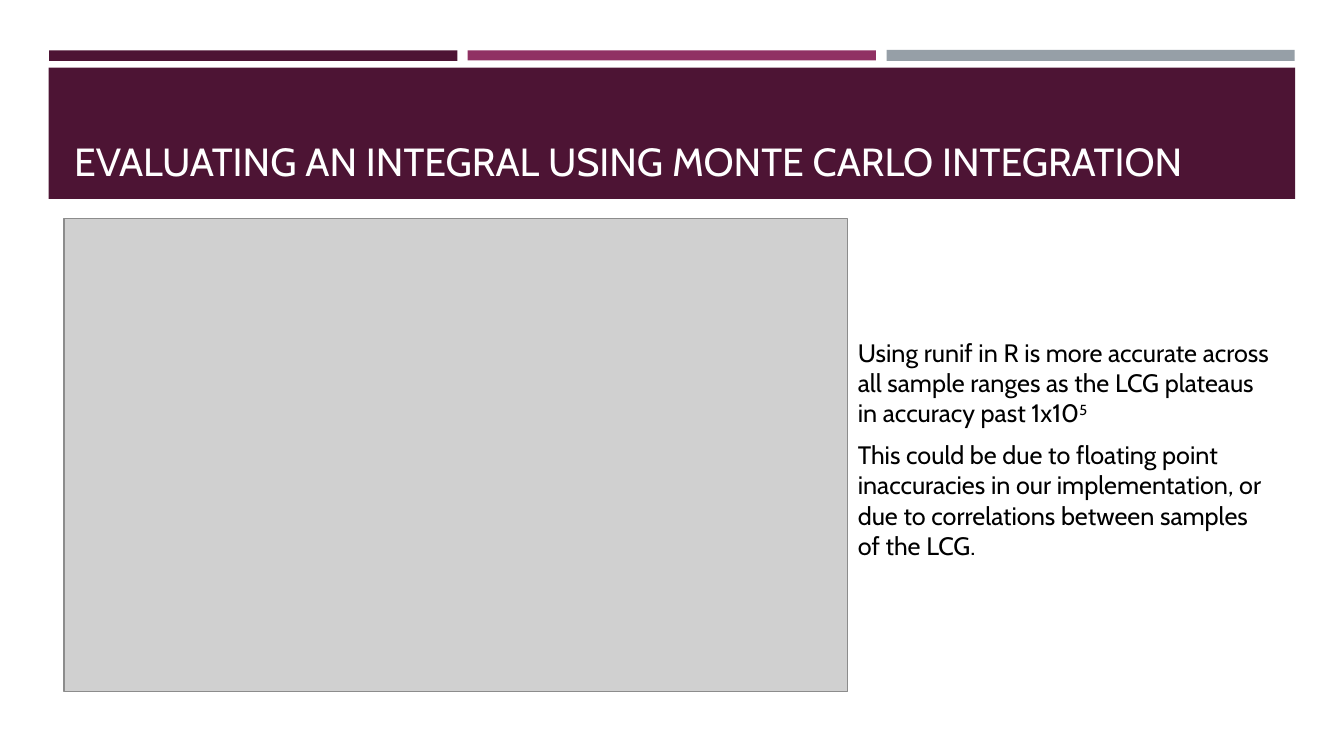
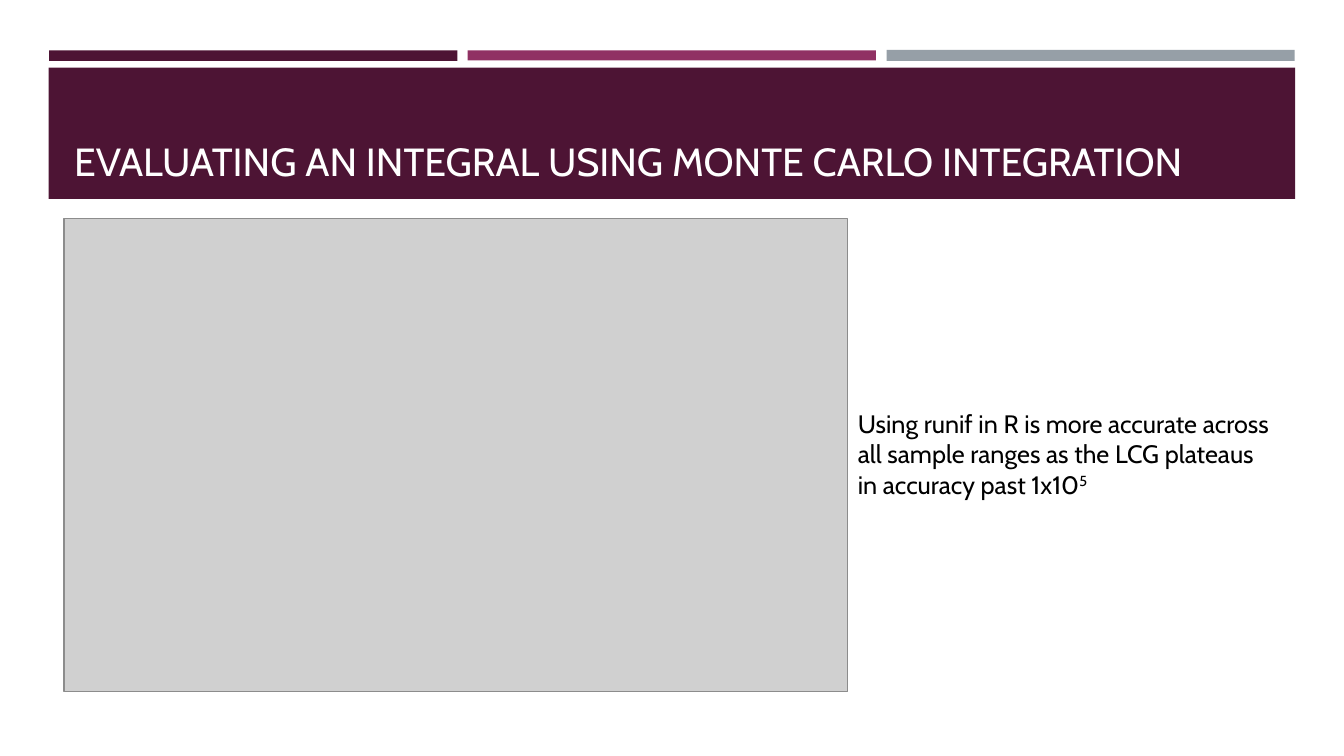
Before and after one commit to eoiniritium/jateb-course-work, a slide deck: slide 10 of presentation.pptx. Drawn at 1344x756 pixels with LibreOffice and Linux fonts; fonts in the diff are those of the drawing; grey boxes stand for pictures. Boxes give left, top, right and bottom in pixels: in the first picture for what was removed or moved away, otherwise in the second. Text is boxed around its words. In the diff, an @@ line names an element or a change of style, - is before the commit and + after.

```diff
--- a/presentation.pptx
+++ b/presentation.pptx
@@ text "Using runif in R is ...": place and size @@
-text "Using runif in R is ..." at bbox=[858, 343, 1269, 428]
+text "Using runif in R is ..." at bbox=[858, 414, 1269, 500]
@@ text removed at bbox=[858, 445, 1261, 556] @@
-This could be due to floating point inaccuracies in our implementation, or due to correlations between samples of the LCG.
```
Also in this commit, not shown: 3 other slides changed.
